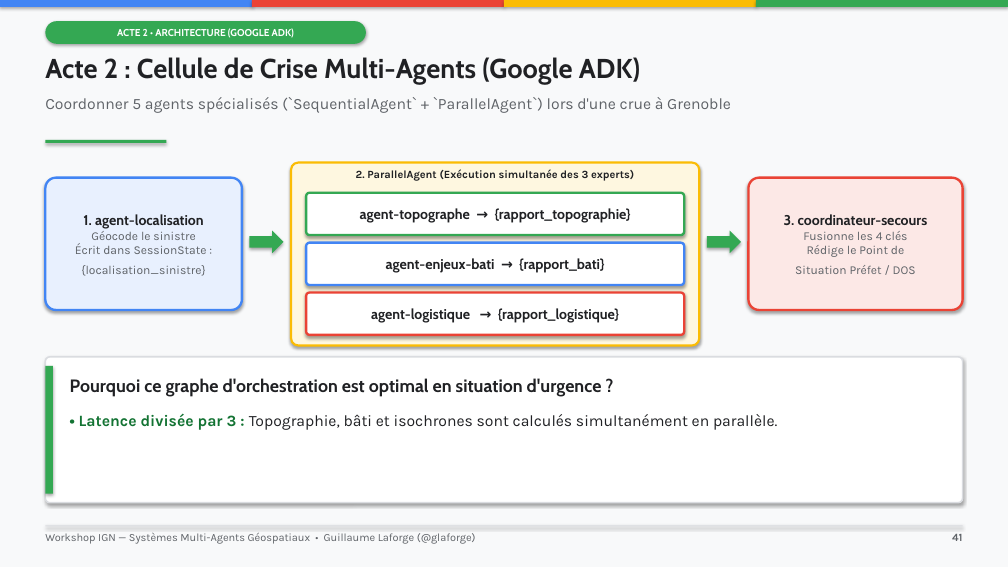
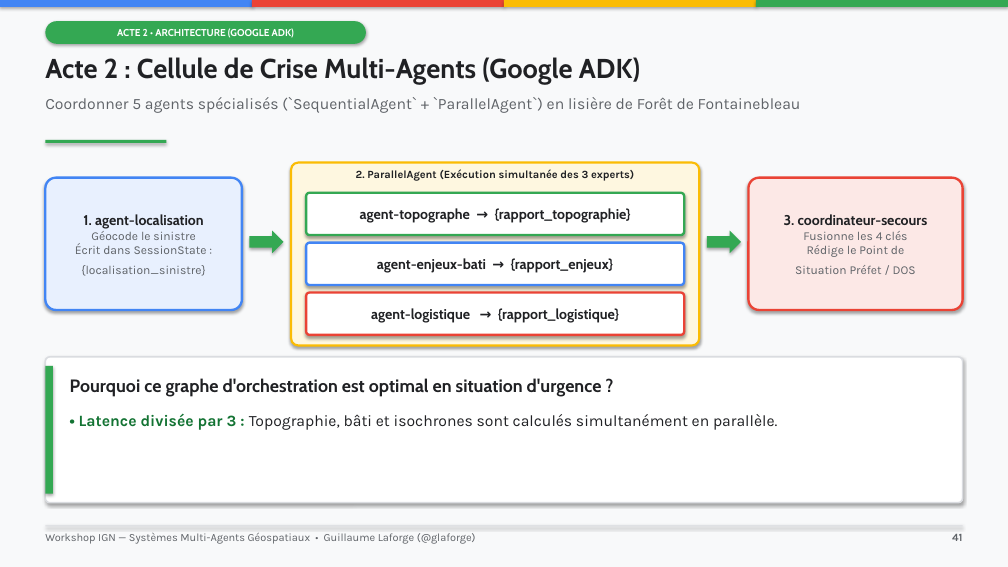
Before and after one commit to glaforge/ign-agentic, a slide deck: slide 41 of docs/presentation-workshop-ign.pptx. Drawn at 1008x567 pixels with LibreOffice and Linux fonts; fonts in the diff are those of the drawing. Boxes give left, top, right and bottom in pixels: in the first picture for what was removed or moved away, otherwise in the second. Text is boxed around its words. In the diff, an @@ line names an element or a change of style, - is before the commit and + after.

Commit message:
Update README, 3D cockpit live sync, Clermont-Ferrand & Fontainebleau scenarios, and PowerPoint decks

```diff
--- a/docs/presentation-workshop-ign.pptx
+++ b/docs/presentation-workshop-ign.pptx
@@ text at (x1=45, y1=97, x2=801, y2=113): text changed @@
-Coordonner 5 agents spécialisés (`SequentialAgent` + `ParallelAgent`) lors d'une crue à Grenoble
+Coordonner 5 agents spécialisés (`SequentialAgent` + `ParallelAgent`) en lisière de Forêt de Fontainebleau
@@ text in rounded rectangle at (x1=377, y1=258, x2=614, y2=273): text changed @@
-agent-enjeux-bati → {rapport_bati}
+agent-enjeux-bati → {rapport_enjeux}
```
Also in this commit, not shown: 4 other slides changed, 9 other files.
